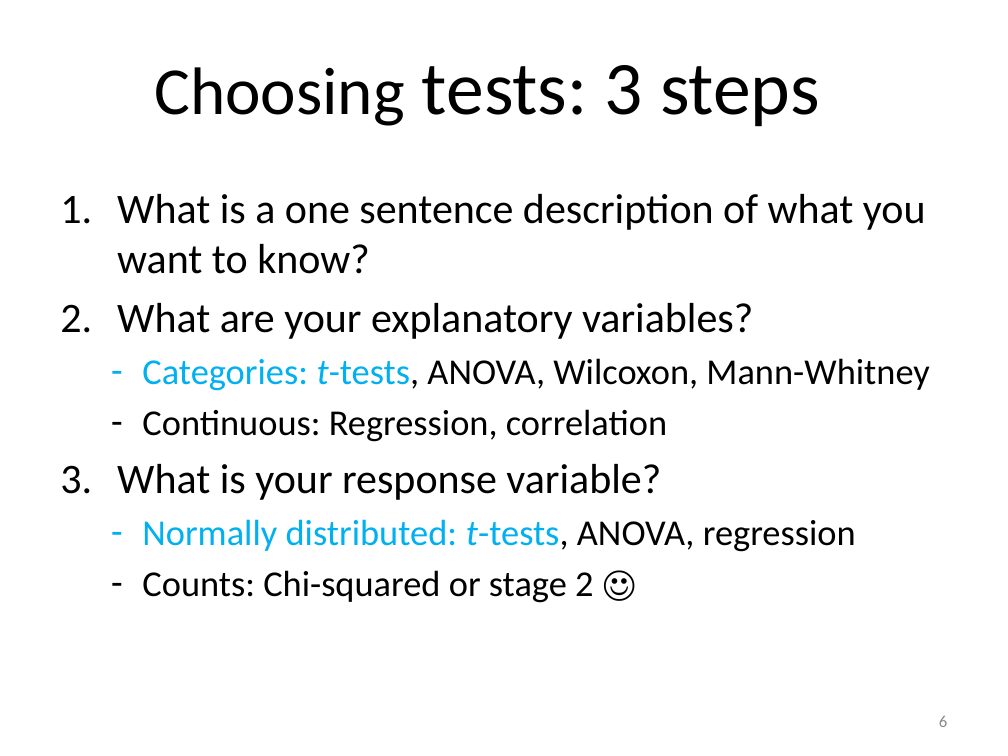
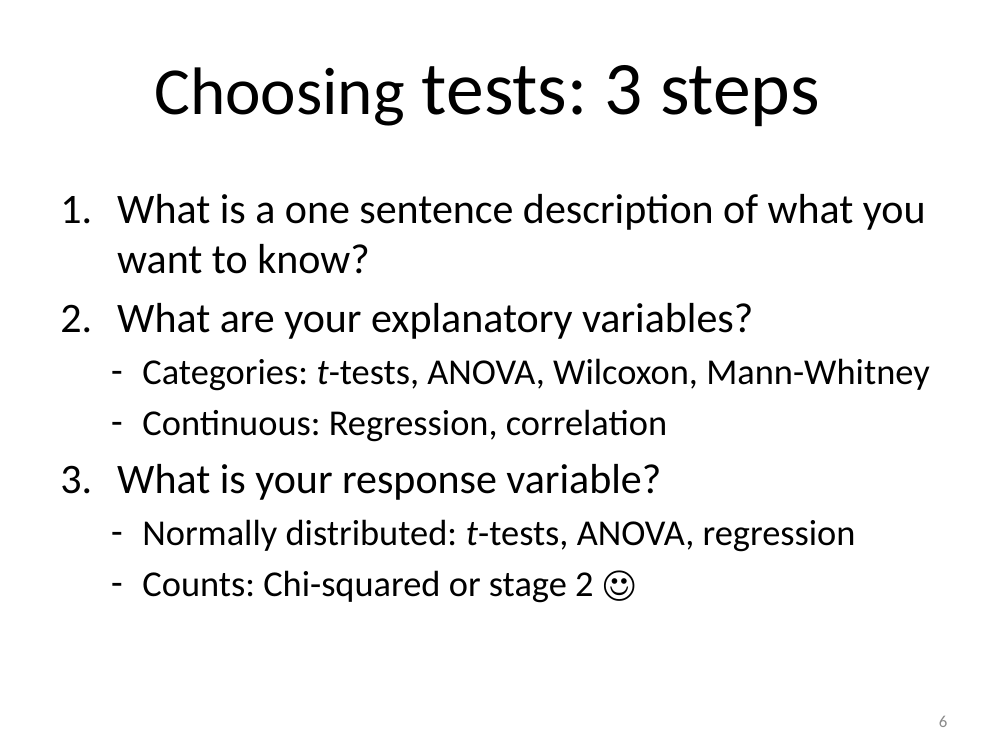
Before and after one commit to 3mmaRand/BIO00017C-Data-Analysis-in-R-2020, a slide deck: slide 6 of slides/07-two-way-anova.pptx. Drawn at 1008x756 pixels with LibreOffice and Linux fonts; fonts in the diff are those of the drawing. Boxes give left, top, right and bottom in pixels: in the first picture for what was removed or moved away, otherwise in the second. Text is boxed around its words. In the diff, an @@ line names an element or a change of style, - is before the commit and + after.

```diff
--- a/slides/07-two-way-anova.pptx
+++ b/slides/07-two-way-anova.pptx
@@ text at box(142, 358, 929, 552): text colour #00B0F0 to #000000 in "Categories: t-tests,", "Normally distributed: t-tests," @@
```
Also in this commit, not shown: 4 other files.
